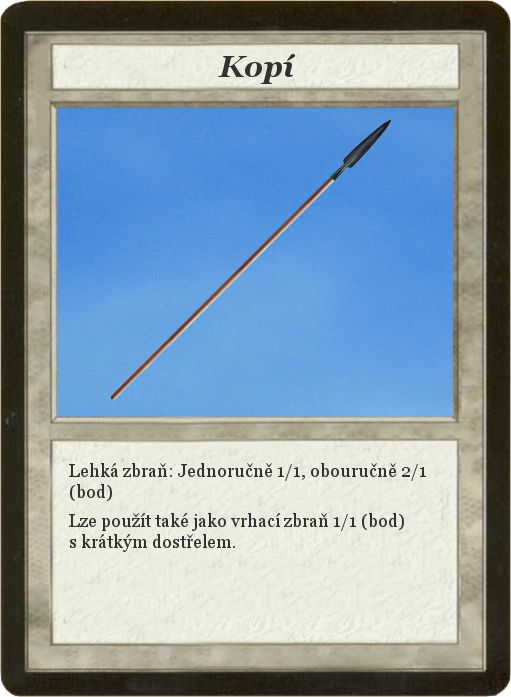
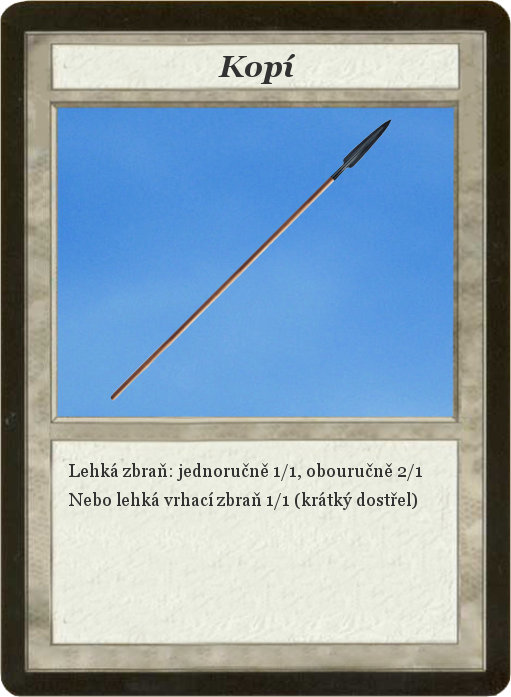
Layers edited between the first and the second 511 x 697 image:
renamed "Lehká zbraň: Jednoručně 1/1, o..." to "Lehká zbraň: jednoručně 1/1, o...", painted on it over [69, 463, 426, 552]
